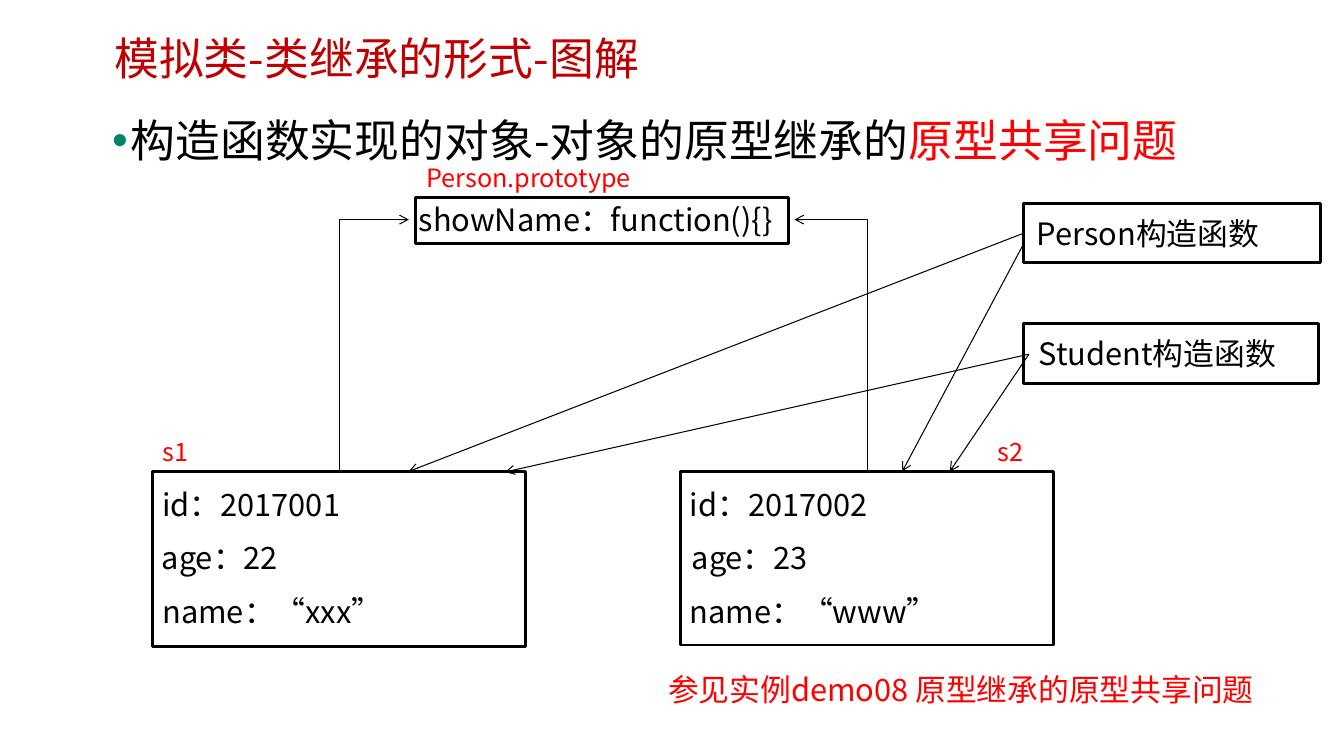
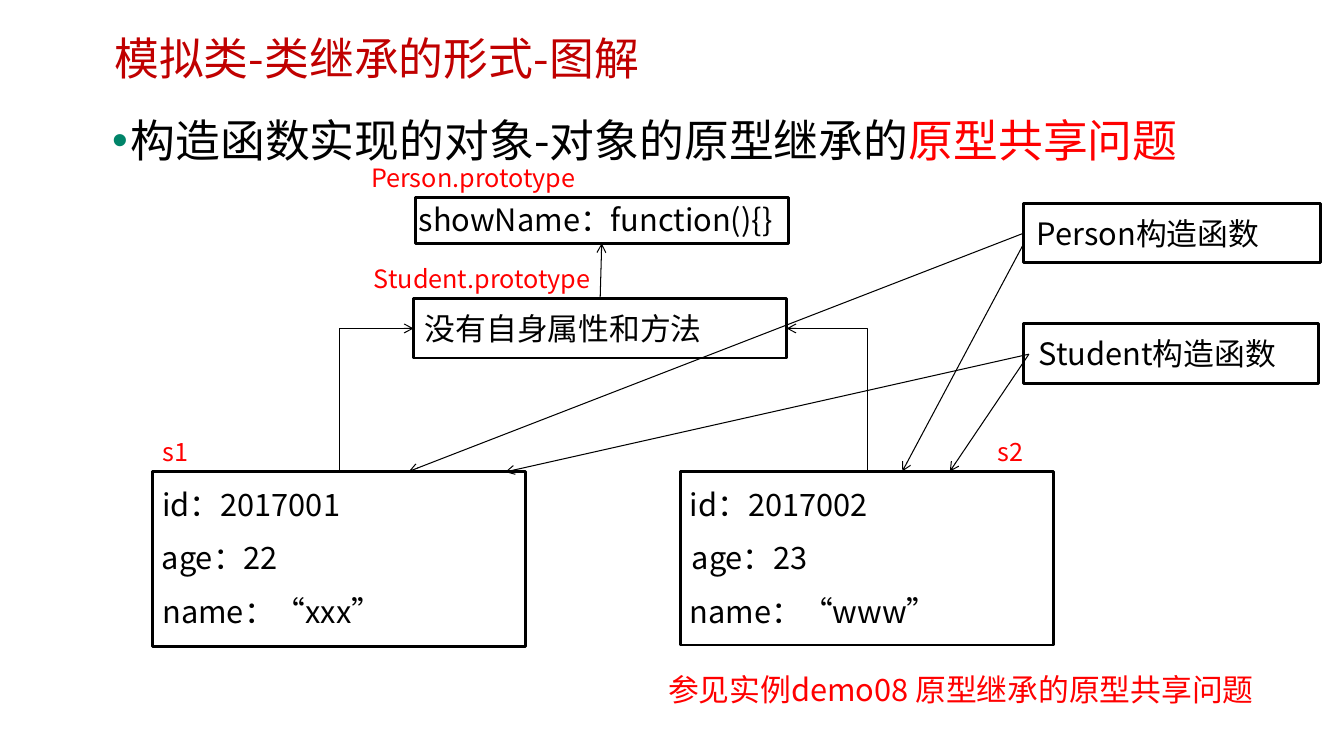
Before and after one commit to edu2act/course-javascript-advanced, a slide deck: slide 24 of 课程PPT/07.JavaScript面向对象编程 一.pptx. Drawn at 1344x756 pixels with LibreOffice and Linux fonts; fonts in the diff are those of the drawing; background and template pictures are left out. Boxes give left, top, right and bottom in pixels: in the first picture for what was removed or moved away, otherwise in the second. Text is boxed around its words. In the diff, an @@ line names an element or a change of style, - is before the commit and + after.

```diff
--- a/课程PPT/07.JavaScript面向对象编程 一.pptx
+++ b/课程PPT/07.JavaScript面向对象编程 一.pptx
@@ text "Person.prototype": place and size @@
-text "Person.prototype" at <box>426,168,630,193</box>
+text "Person.prototype" at <box>371,168,575,193</box>
@@ text added at <box>374,268,591,294</box>, 18 pt, text #FF0000 @@
+Student.prototype
@@ arrow added from (600, 298) to (602, 243), #000000 0.75 pt @@
@@ rectangle added at <box>413,298,786,358</box>, fill #FFFFFF, outline #000000 2 pt @@
@@ elbow arrow moved from (339, 472) - (409, 220) to (339, 472) - (413, 329) @@
@@ text added at <box>425,314,702,343</box>, 22 pt, text #000000 @@
+没有自身属性和方法
@@ elbow arrow moved from (867, 472) - (795, 220) to (867, 472) - (786, 329) @@
```
Also in this commit, not shown: 4 other slides changed, 18 other files.
